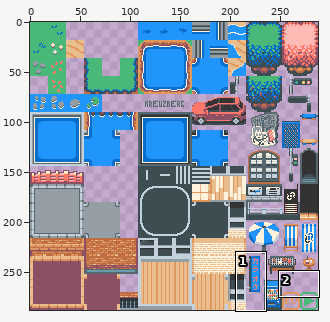
Two versions of one sprite sheet, tileset_outside.png. The picture above shows the old version from afar; the outline marks the close-up.
Close-up. Before the commit:
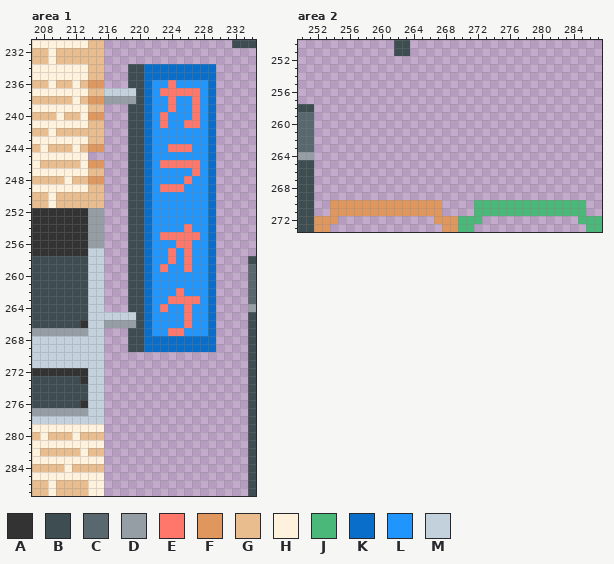
The file is 288x288 pixels. Shown: area 1: x 207..234, y 231..287; area 2: x 250..287, y 250..273.
Palette (. is transparent): A #333333  B #3e4d51  C #59686e  D #959ea5  E #ff766b  F #e0975e  G #eabd8f  H #fff2dc  J #4ab878  K #096ec9  L #2096fd  M #c3d1dc
Pixels before, area 1, first column x 207:
231 HHHHHHHGG................BBB
232 GGHGGGGGG...................
233 GGHGGGGGG...................
234 HHHHHHHGG...BBKKKKKKKKK.....
235 HHHHHHHGG...BBKKKKKKKKK.....
236 GGHGGHGFF...BBKLLELLLLK.....
237 HHHHHHHGGMMMMBKLEEEEELK.....
238 GGGGGHGFFDDDDBKLLELLELK.....
239 HHHHHHHGG...BBKLLELLELK.....
240 GGGHGGHFF...BBKLELLLELK.....
241 HHHHHHHGG...BBKLELLEELK.....
242 GGHGGGGGG...BBKLLLLLLLK.....
243 HHHHHHHGG...BBKLLLLLLLK.....
244 GHGGGHGFF...BBKLLEEELLK.....
245 HHHHHHH.....BBKLLLLLLLK.....
246 HGGGGGHFF...BBKLEEEEELK.....
247 HHHHHHHGG...BBKLLLLLELK.....
248 GGGGHGGFF...BBKLLLLELLK.....
249 HHHHHHHGG...BBKLEEELLLK.....
250 GGHGGGGGG...BBKLLLLLLLK.....
251 GGHGGGGGG...BBKLLLLLLLK.....
252 AAAAAAADD...BBKLLLLLLLK.....
253 AAAAAAADD...BBKLLLLLLLK.....
254 AAAAAAADD...BBKLLLLELLK.....
255 AAAAAAADD...BBKLEEEEELK.....
256 AAAAAAADD...BBKLLLEELLK.....
257 AAAAAAAMM...BBKLLELELLK.....
258 BBBBBBBMM...BBKLLELELLK....B
259 BBBBBBBMM...BBKLELLELLK....C
260 BBBBBBBMM...BBKLLLLLLLK....C
261 BBBBBBBMM...BBKLLLLLLLK....C
262 BBBBBBBMM...BBKLLLELLLK....C
263 BBBBBBBMM...BBKLLEEEELK....C
264 BBBBBBBMM...BBKLELLELLK....D
265 BBBBBBBMMMMMMBKLLLLELLK....B
266 BBBBBBAMMDDDDBKLLLLELLK....B
267 DDDDDDDMM...BBKLLEELLLK....B
268 MMMMMMMMM...BBKKKKKKKKK....B
269 MMMMMMMMM...BBKKKKKKKKK....B
270 MMMMMMMMM..................B
271 MMMMMMMMM..................B
272 AAAAAAAMM..................B
273 BBBBBBAMM..................B
274 BBBBBBBMM..................B
275 BBBBBBBMM..................B
276 BBBBBBAMM..................B
277 DDDDDDDMM..................B
278 MMMMMMMMM..................B
279 HHHHHHHHH..................B
280 GHGGGHGGG..................B
281 HHHHHHHHH..................B
282 HGGGGGHGG..................B
283 HHHHHHHHH..................B
284 GGGGHGGGG..................B
285 HHHHHHHHH..................B
286 GGHGGGGHH..................B
287 GGHGGGGHH..................B
Pixels before, area 2, first column x 250:
250 ............BB........................
251 ............BB........................
252 ......................................
253 ......................................
254 ......................................
255 ......................................
256 ......................................
257 ......................................
258 BB....................................
259 CC....................................
260 CC....................................
261 CC....................................
262 CC....................................
263 CC....................................
264 DD....................................
265 BB....................................
266 BB....................................
267 BB....................................
268 BB....................................
269 BB....................................
270 BB..FFFFFFFFFFFFFF....JJJJJJJJJJJJJJ..
271 BB..FFFFFFFFFFFFFF....JJJJJJJJJJJJJJ..
272 BBFFF............FFFJJJ............JJJ
273 BBFF..............FFJJ..............JJ
After:
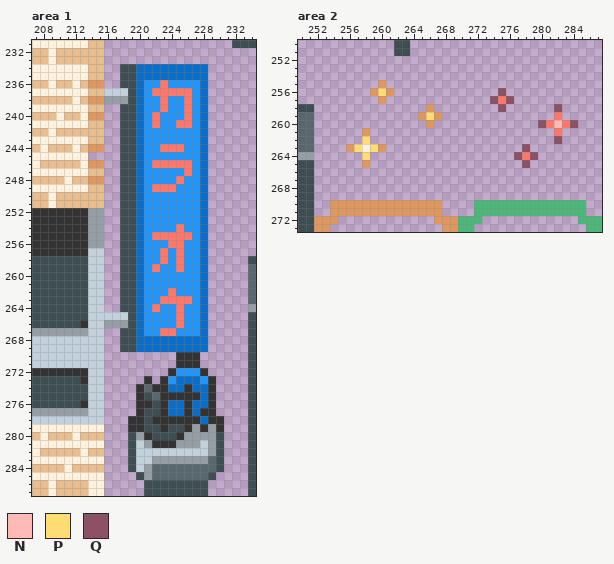
Colours new in this view: N #ffbab5  P #ffdc74  Q #8d5165
Diff:
Changed rows in their new state; - is an unchanged pixel.
Area 1:
first column x 218:
234 B-K--------.-
235 B-K--------.-
236 B-KL-EL---K.-
237 -BKLE----LK.-
238 -BKL-EL-ELK.-
239 B-KL-EL-ELK.-
240 B-KLEL--ELK.-
241 B-KLEL-E-LK.-
242 B-KL------K.-
243 B-KL------K.-
244 B-KL-E--L-K.-
245 B-KL------K.-
246 B-KLE----LK.-
247 B-KL----ELK.-
248 B-KL---EL-K.-
249 B-KLE--L--K.-
250 B-KL------K.-
251 B-KL------K.-
252 B-KL------K.-
253 B-KL------K.-
254 B-KL---EL-K.-
255 B-KLE----LK.-
256 B-KL--E-L-K.-
257 B-KL-ELEL-K.-
258 B-KL-ELEL-K.-
259 B-KLEL-EL-K.-
260 B-KL------K.-
261 B-KL------K.-
262 B-KL--EL--K.-
263 B-KL-E---LK.-
264 B-KLEL-EL-K.-
265 -BKL---EL-K.-
266 -BKL---EL-K.-
267 B-KL-E-L--K.-
268 B-K--------.-
269 B-K--------.-
270 -------AAA---
271 -------AAA---
272 ------ALLLA--
273 ---A-ALKKKLA-
274 --ACAAKKAKKA-
275 --ABCAAAAAKA-
276 --AABAKKAKKA-
277 --ABBAKKAKAA-
278 -AABAAAAAAKAA
279 -AABBABBADADA
280 -BDABBBADDDDB
281 -BMDAAADDDMDB
282 -BMMMMMMMMMDB
283 -BMMDDDDDDDCB
284 -BMDCCCCCCCCB
285 --BDCCCCCCCB-
286 ---BBBBBBBB--
287 ---BBBBBBBB--
Area 2:
first column x 256:
255 ----F------------------------
256 ---FPF-------------Q---------
257 ----F-------------QEQ--------
258 ----------F--------Q------Q--
259 ---------FPF--------------E--
260 ----------F-------------QENEQ
261 --F-----------------------E--
262 --P-----------------------Q--
263 FPHPF-----------------Q------
264 --P------------------QEQ-----
265 --F-------------------Q------
Pixel boxes of the changes (left, top, right, bottom) in both close-ups:
changed: (120, 64, 224, 496)
added: (346, 80, 394, 168)
added: (490, 88, 514, 112)
added: (418, 104, 442, 128)
added: (514, 104, 578, 168)
